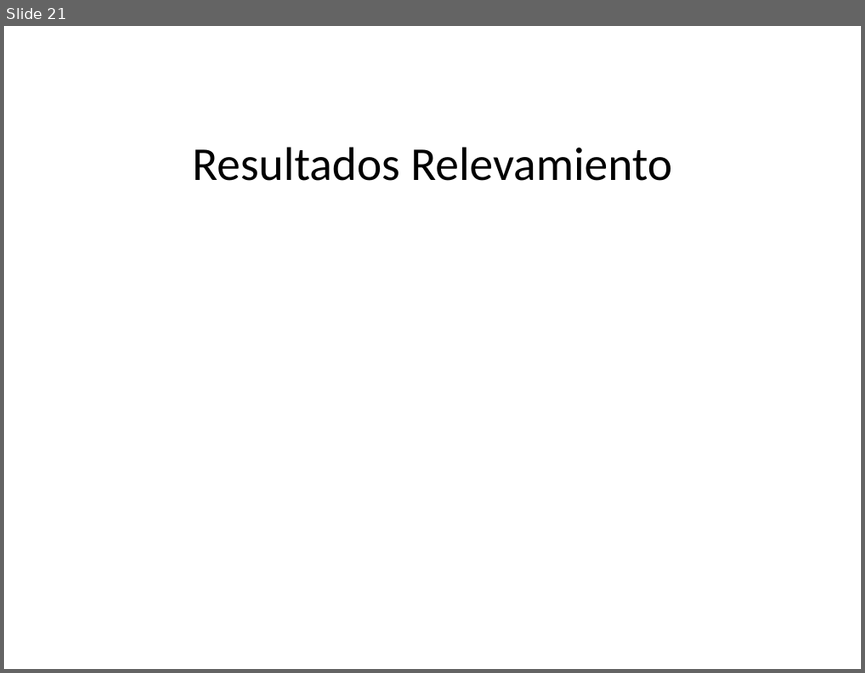
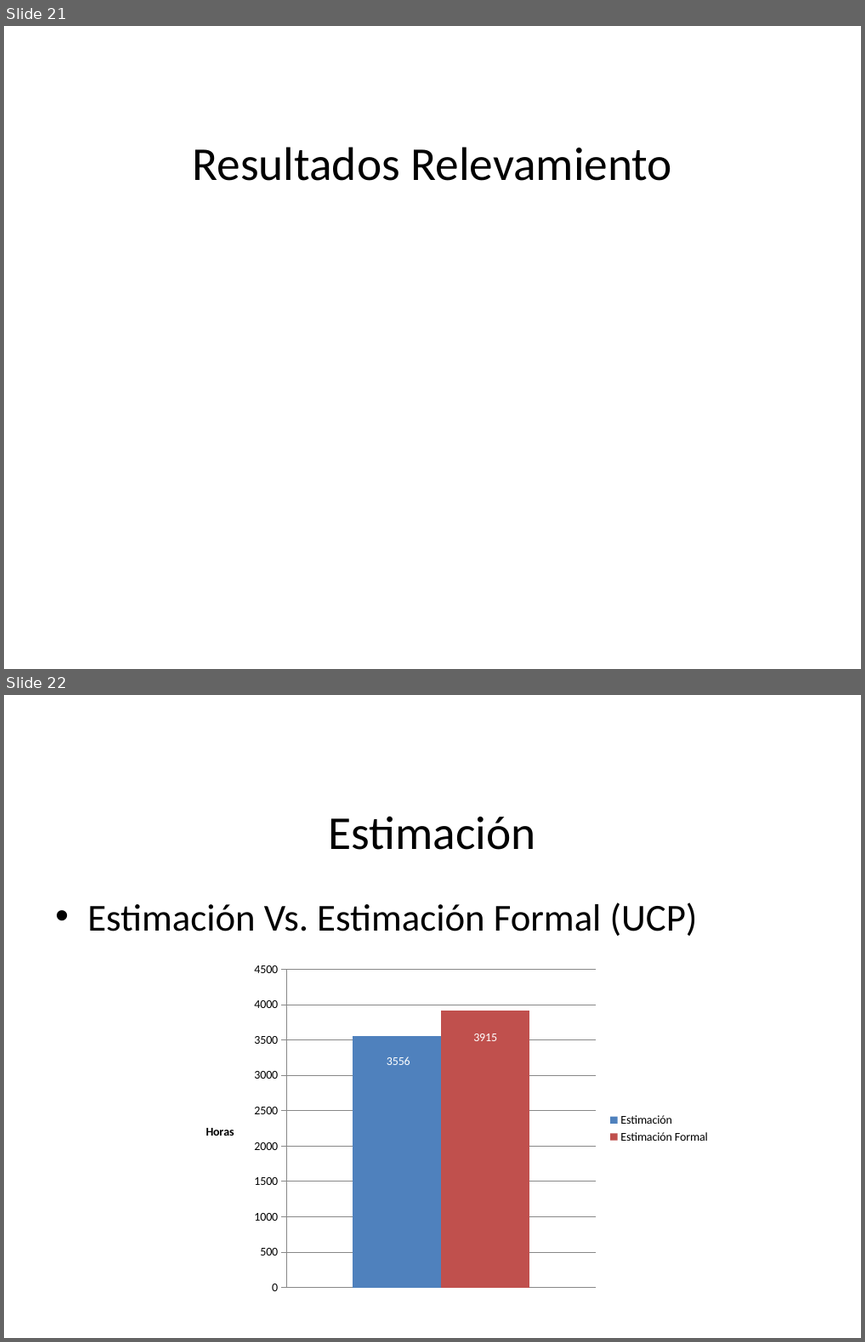
Before and after one commit to pedrohmolina/admin-ong, a slide deck: Documentacion/Presentacion/Presentacion Sirius.pptx. Shown one above the other, each under a label of ours: slide 21 before the commit, slides 21 and 22 after it. The pictures are 865x673 and 865x1342 pixels, drawn with LibreOffice and Linux fonts; fonts in the diff are those of the drawing; background and template pictures are left out. Boxes give left, top, right and bottom in pixels: in the first picture for what was removed or moved away, otherwise in the second. Text is boxed around its words. In the diff, an @@ line names an element or a change of style, - is before the commit and + after.

```diff
--- a/Documentacion/Presentacion/Presentacion Sirius.pptx
+++ b/Documentacion/Presentacion/Presentacion Sirius.pptx
@@ slide 22 added at <box>4,695,861,1338</box>, background picture (left out) @@
@@ title added at <box>329,816,536,850</box>, 39.6 pt, text #000000 @@
+Estimación
@@ text added at <box>87,902,698,936</box>, 32 pt, text #000000 @@
+• Estimación Vs. Estimación Formal (UCP)
@@ column chart added at <box>196,955,719,1301</box> @@
+categories: 1
+Estimación: 3556
+Estimación Formal: 3915
```
Also in this commit, not shown: 5 slides changed, 2 other slides added, 14 slides removed.
